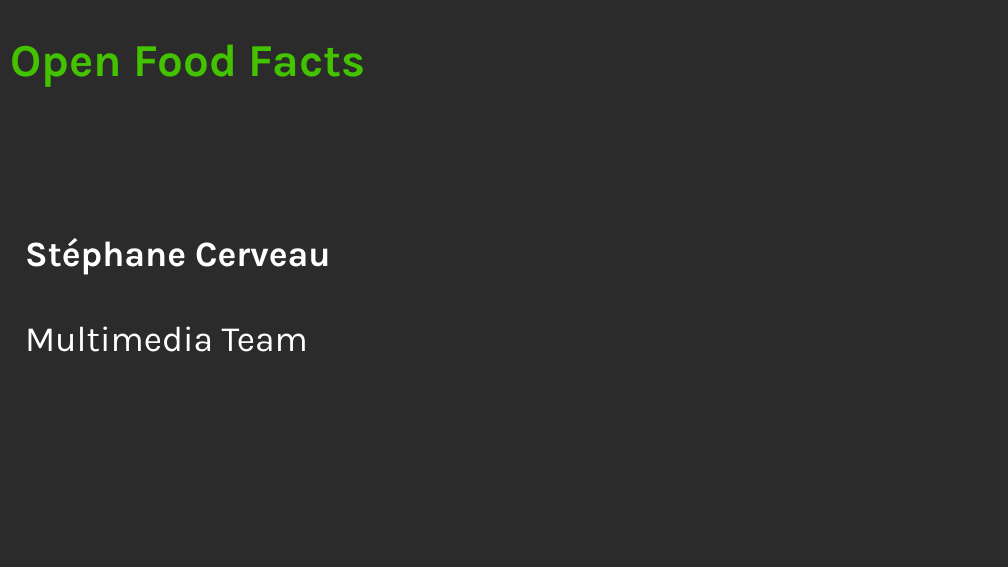
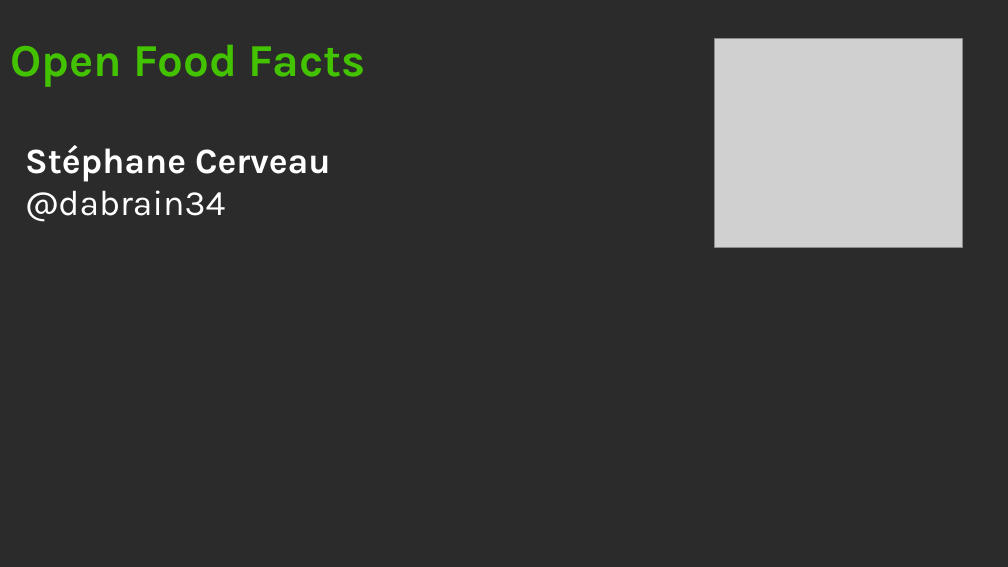
Before and after one commit to dabrain34/DabrainDocs, a slide deck: slide 1 of Presentation/OpenFoodFacts/openfoodfacts.odp. Drawn at 1008x567 pixels with LibreOffice and Linux fonts; fonts in the diff are those of the drawing; grey boxes stand for pictures; background and template pictures are left out; a plain dark background stands for a picture behind light text. Boxes give left, top, right and bottom in pixels: in the first picture for what was removed or moved away, otherwise in the second. Text is boxed around its words. In the diff, an @@ line names an element or a change of style, - is before the commit and + after.

```diff
--- a/Presentation/OpenFoodFacts/openfoodfacts.odp
+++ b/Presentation/OpenFoodFacts/openfoodfacts.odp
@@ picture added at box(714, 38, 962, 247) @@
@@ subtitle "Stéphane Cerveau": place and size @@
-subtitle "Stéphane Cerveau" at box(25, 238, 331, 352)
+subtitle "Stéphane Cerveau" at box(25, 145, 331, 222)
@@ subtitle at box(25, 190, 225, 222): text changed @@
-Multimedia Team
+@dabrain34
```
Also in this commit, not shown: 9 other slides changed, 8 slides added, 6 slides removed.
